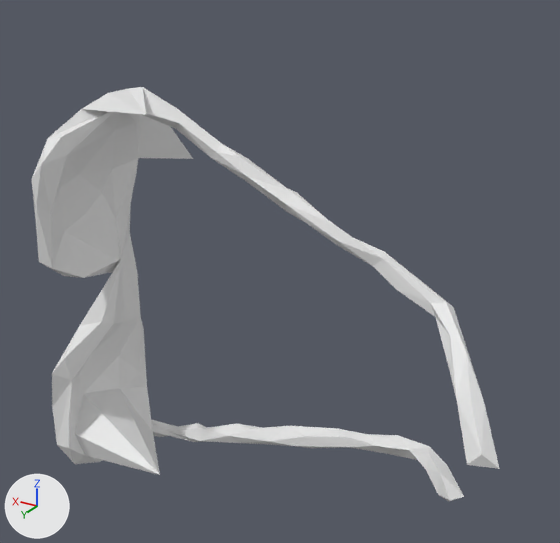
What one commit did to the OBJ model mesh_cnn/checkpoints/shrec16/meshes/T530_1.obj.
Camera for both pictures: a 50 mm lens placed at (-1.135, 1.338, 0.848), pointed at (-0.283, -0.082, 0.138). The axes (+X, +Y, +Z) are drawn at lower left. The lights are the same throughout. Where no turn or scale is listed for an object, it has been applied to the vertices.

In view in the first picture: 'T530_1'.
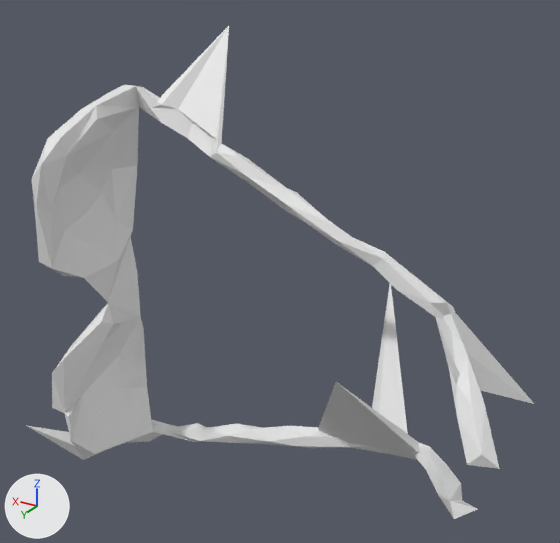
What differs and where, as boxes [x1, y1, x2, y2] in the pictures (560 x 543 px; the box of a moved part takes in the faces that stretch with it):
'T530_1', reshaped (8% wider, 19% taller)
    before: [31, 87, 500, 501]
    after: [26, 26, 534, 519]
part 1 of me_t530_1, moved or reshaped
    before: [48, 87, 221, 475]
    after: [26, 26, 229, 460]
part 2 of me_t530_1, moved or reshaped
    before: [368, 303, 482, 501]
    after: [318, 284, 534, 519]

The edits, one by one:
me_t530_1 is used by ob_t530_1; location (0.0, 0.0, 0.0).
me_t530_1 had 202 vertices, 400 faces and spanned x -0.894..0.264, y -0.324..0.224, z -0.5..0.521.
me_t530_1 now has 202 vertices, 400 faces and spans x -0.894..0.297, y -0.349..0.227, z -0.508..0.66.
Part 1, on me_t530_1:
27 vertices are removed from x -0.094..0.25, y -0.324..0.202, z -0.5..0.514.
115 faces are deleted.
25 vertices are added at x -0.047..0.297, y -0.243..0.227, z -0.508..0.66.
111 new faces join them.
Part 2, on me_t530_1:
4 vertices are removed from x -0.833..-0.781, y 0.082..0.175, z -0.163..0.062.
17 faces are deleted.
3 vertices move from x -0.725..-0.554, y -0.107..0.003, z -0.257..0.128 to x -0.867..-0.448, y -0.349..0.136, z -0.089..0.056.
6 vertices are added at (-0.772, 0.091, 0.079), (-0.79, 0.134, 0.044), (-0.869, 0.208, -0.087), (-0.822, 0.142, -0.135), (-0.829, 0.212, -0.124), (-0.804, 0.1, -0.13).
21 new faces join them.
